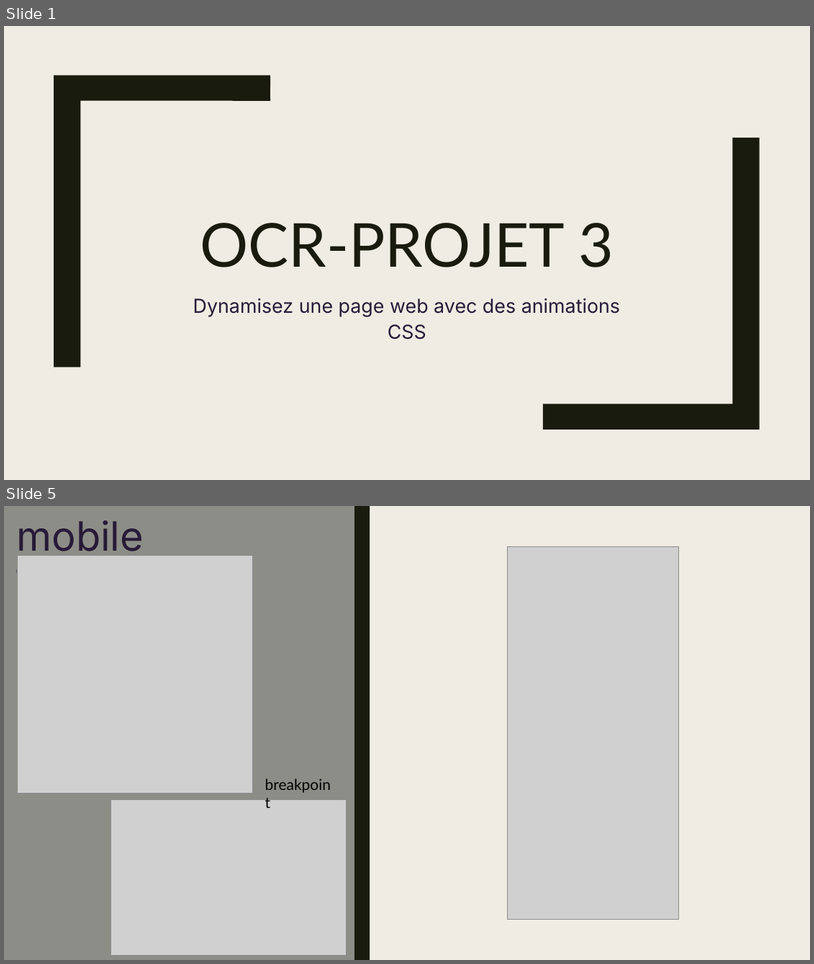
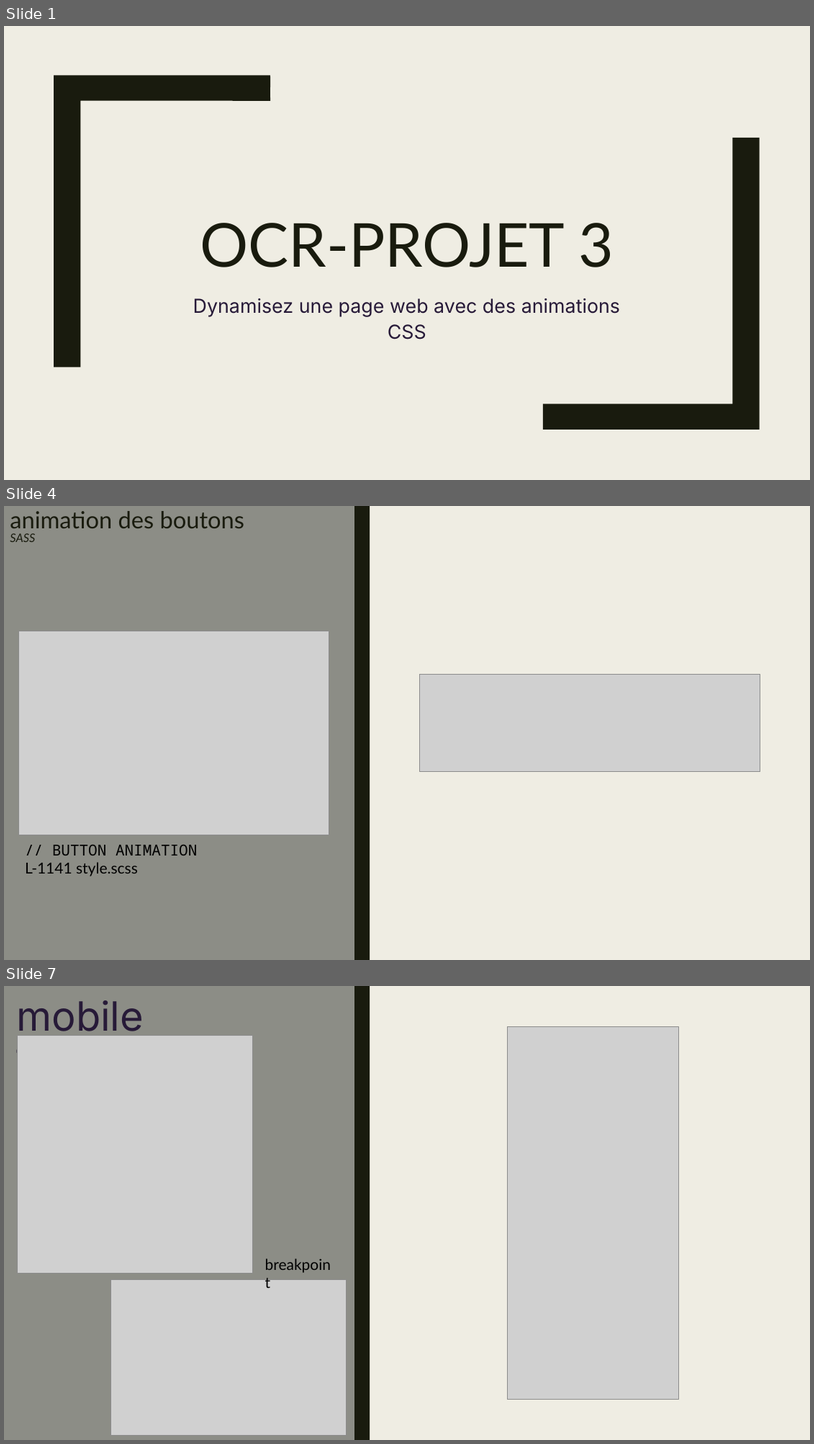
Before and after one commit to HOTP0T/OCR-PROJECT3, a slide deck: Livrable P3/SOUTENANCE.pptx. Shown one above the other, each under a label of ours: slides 1 and 5 before the commit, slides 1, 4 and 7 after it; the slides between them are not shown. The pictures are 814x964 and 814x1444 pixels, drawn with LibreOffice and Linux fonts; fonts in the diff are those of the drawing; grey boxes stand for pictures. Boxes give left, top, right and bottom in pixels: in the first picture for what was removed or moved away, otherwise in the second. Text is boxed around its words. In the diff, an @@ line names an element or a change of style, - is before the commit and + after.

Commit message:
fixed horizontal scrollbar with overflow-x proprety on line 37 scss

```diff
--- a/Livrable P3/SOUTENANCE.pptx
+++ b/Livrable P3/SOUTENANCE.pptx
@@ slide 4 added at box(4, 506, 810, 960), background #EFEDE3; not listed: 2 template elements that a slide beside it also shows @@
@@ title added at box(10, 511, 244, 542), 28 pt, text #191B0E @@
+animation des boutons SASS
@@ picture added at box(19, 631, 329, 834) @@
@@ picture added at box(419, 674, 761, 771) @@
@@ text added at box(25, 844, 197, 876), 18 pt, text #000000 @@
+// BUTTON ANIMATION
+L-1141 style.scss
@@ what was slide 5 is now slide 7 @@
```
Also in this commit, not shown: 3 slides changed, 1 other slide added, 5 other files.
